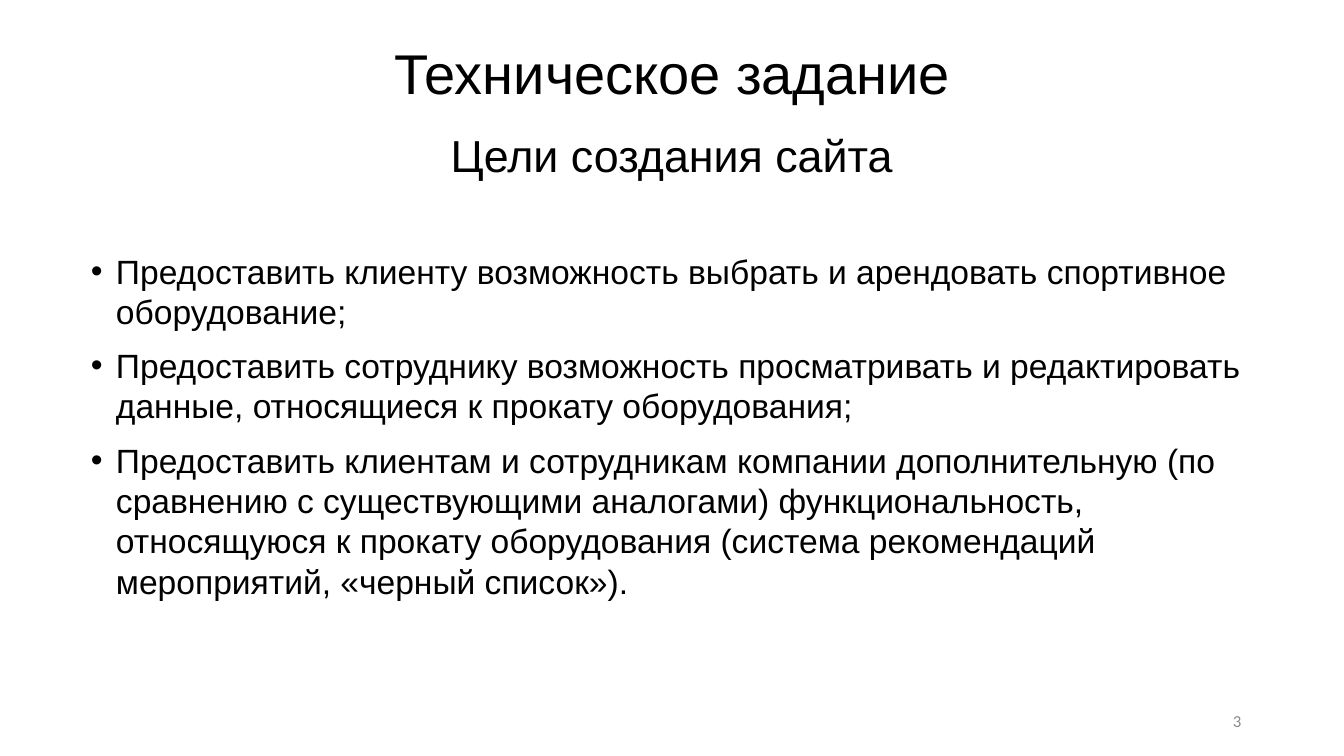
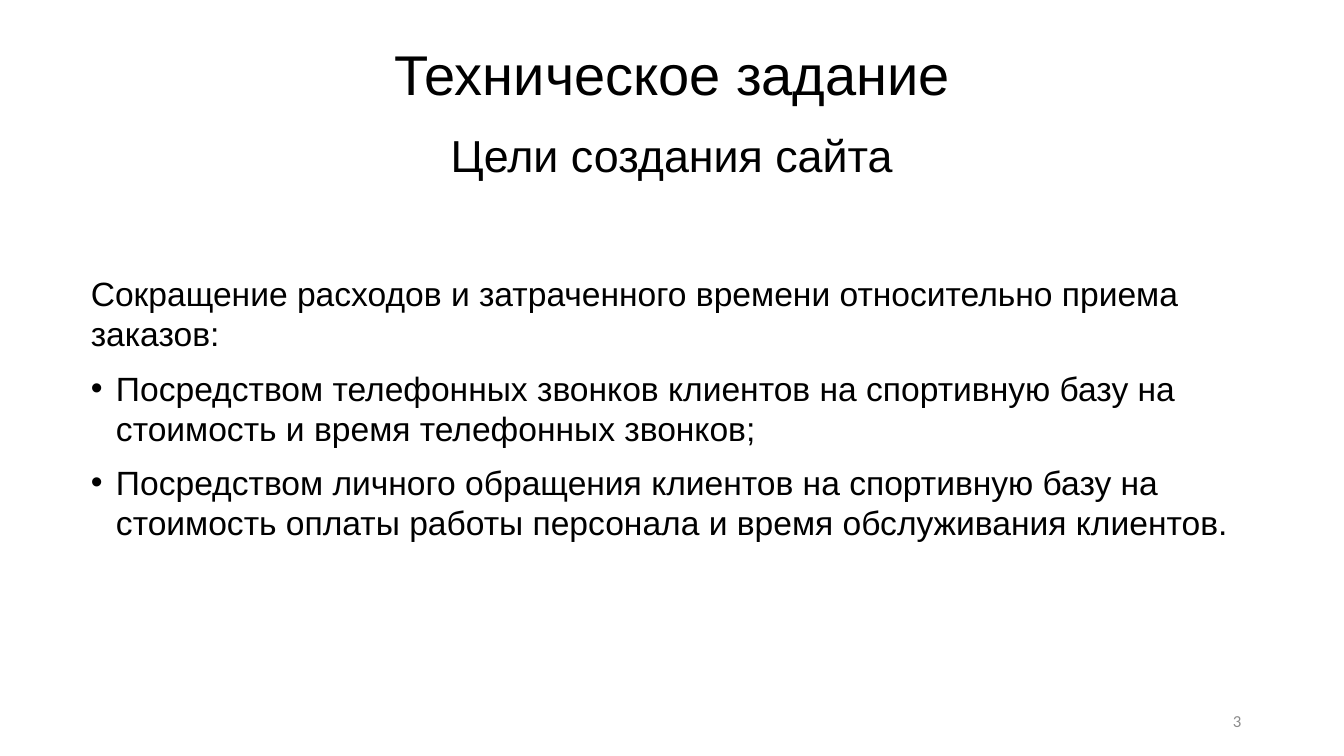
Before and after one commit to KateBabkina/SportEquipmentRental, a slide deck: slide 3 of documents/Презентация по итогам 1 этапа.pptx. Drawn at 1344x756 pixels with LibreOffice and Linux fonts; fonts in the diff are those of the drawing. Boxes give left, top, right and bottom in pixels: in the first picture for what was removed or moved away, otherwise in the second. Text is boxed around its words. In the diff, an @@ line names an element or a change of style, - is before the commit and + after.

```diff
--- a/documents/Презентация по итогам 1 этапа.pptx
+++ b/documents/Презентация по итогам 1 этапа.pptx
@@ text at box(91, 282, 1227, 542): text changed @@
-• Предоставить клиенту возможность выбрать и арендовать спортивное оборудование;
-• Предоставить сотруднику возможность просматривать и редактировать данные, относящиеся к прокату оборудования;
-• Предоставить клиентам и сотрудникам компании дополнительную (по сравнению с существующими аналогами) функциональность, относящуюся к прокату оборудования (система рекомендаций мероприятий, «черный список»).
+Сокращение расходов и затраченного времени относительно приема заказов:
+• Посредством телефонных звонков клиентов на спортивную базу на стоимость и время телефонных звонков;
+• Посредством личного обращения клиентов на спортивную базу на стоимость оплаты работы персонала и время обслуживания клиентов.
```
Also in this commit, not shown: 2 other files.
